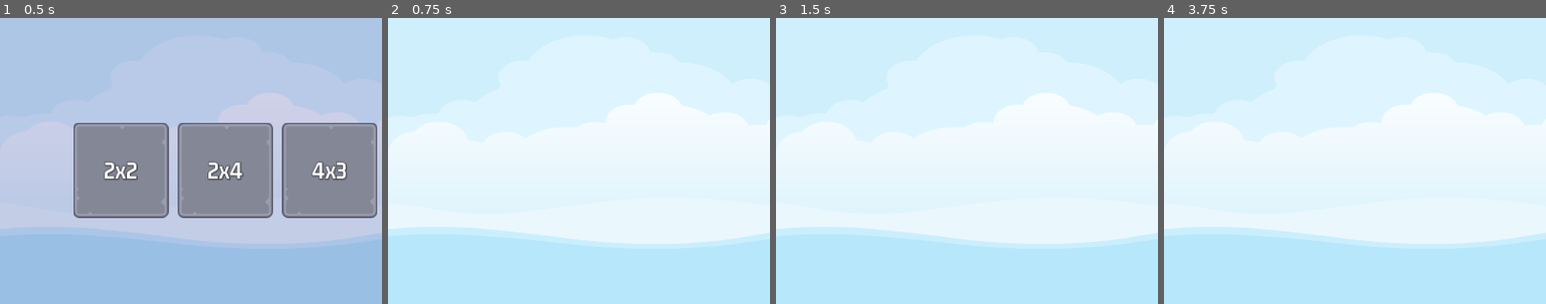
Above: before the commit, frames 1-4 (left to right).
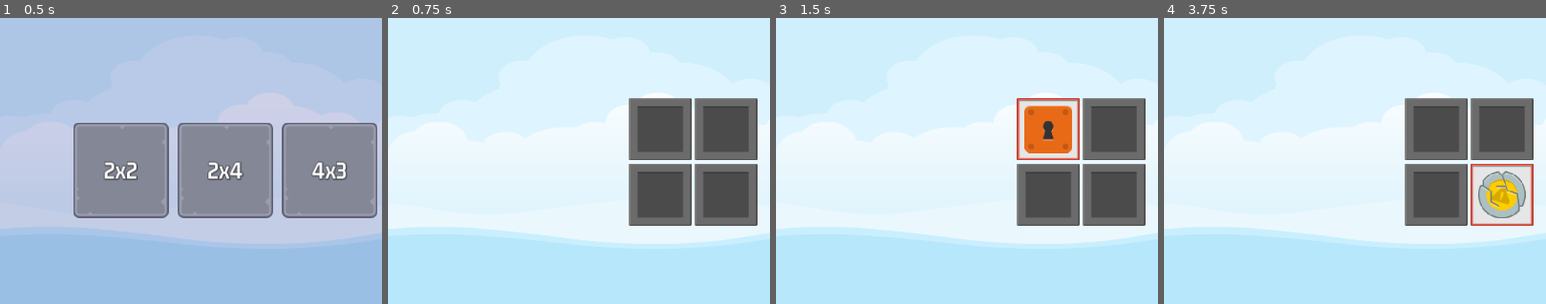
Above: after the commit, the same moments.

Repository: jaerrib/learning-godot
Game: Godot game, scene res://scenes/master/master.tscn
The game is run twice, just before and just after one commit, with the same random seed, the same clock (stepped at 60 frames per second) and the same inputs.
Inputs (mouse positions are % of the whole screen's width and height, from its top left):
- Up to frame 1 (0.5 s): no input
- Up to frame 2 (0.75 s): click "2x2" at 0.5 s
- Up to frame 3 (1.5 s): click (36, 44) at 1.27 s
- Up to frame 4 (3.75 s): click (44, 44) at 2.02 s; click (36, 56) at 2.77 s; click (44, 56) at 3.52 s
The pictures show only the part of the screen within x 0-50%, y 25-75%; the shares and areas given below are measured in that part.

Frame 1 is identical in both runs. In frame 2, 14% of the frame differs, in the area x 63-97%, y 28-73%; in frame 3, 14%; in frame 4, 13%.
Error before the commit: Parse Error: Could not find type "MemoryTitle" in the current scope. (res://scenes/game/game.gd:19)

Commit message:
Add logic to animate and kill tiles

Diff:
--- a/memory-madness/memory_tile/memory_tile.gd
+++ b/memory-madness/memory_tile/memory_tile.gd
@@ -14,12 +14,17 @@
 
 # Called when the node enters the scene tree for the first time.
 func _ready() -> void:
-	pass # Replace with function body.
+	SignalManager.on_selection_enabled.connect(on_selection_enabled)
+	SignalManager.on_selection_disabled.connect(on_selection_disabled)
 
 
 func reveal(r: bool) -> void:
 	frame_image.visible = r
 	item_image.visible = r
+
+
+func get_item_name() -> String:
+	return _item_name
 
 
 func setup(image: ItemImage, frame: Texture2D) -> void:
@@ -29,6 +34,32 @@
 	reveal(false)
 
 
+func matches_other_tile(other: MemoryTile) -> bool:
+	return other != self and other.get_item_name() == _item_name
+
+
+func kill_on_success() -> void:
+	z_index = 1
+
+	var tween: Tween = get_tree().create_tween()
+	tween.set_parallel(true)
+	tween.tween_property(self, "disabled", true, 0)
+	tween.tween_property(self, "rotation", 720, 0.5)
+	tween.tween_property(self, "scale", Vector2(1.5, 1.5), 0.5)
+	tween.set_parallel(false)
+	tween.tween_property(self, "rotation", 0, 0)
+	tween.tween_interval(0.3)
+	tween.tween_property(self, "scale", Vector2.ZERO, 0)
+
+
+func on_selection_disabled() -> void:
+	_can_select_me = false
+
+
+func on_selection_enabled() -> void:
+	_can_select_me = true
+
+
 func _on_pressed() -> void:
-	if _can_select_me:
-		reveal(true)
+	if _can_select_me and not frame_image.visible:
+		SignalManager.on_tile_selected.emit(self)
--- a/memory-madness/scenes/game/game.gd
+++ b/memory-madness/scenes/game/game.gd
@@ -2,7 +2,11 @@
 
 
 const MEMORY_TILE = preload("res://memory_tile/memory_tile.tscn")
+
+
 @onready var tc: GridContainer = $HB/MC/TC
+@onready var scorer: Scorer = $Scorer
+
 
 
 # Called when the node enters the scene tree for the first time.
@@ -16,7 +20,7 @@
 
 
 func add_memory_tile(image: ItemImage, frame: Texture2D) -> void:
-	var nt: MemoryTitle = MEMORY_TILE.instantiate()
+	var nt: MemoryTile = MEMORY_TILE.instantiate()
 	tc.add_child(nt)
 	nt.setup(image, frame )
 
@@ -28,6 +32,8 @@
 
 	for im in ld.get_selected_level_images():
 		add_memory_tile(im, frame)
+	scorer.clear_new_game(ld.get_target_pairs())
+
 
 func _on_exit_button_pressed() -> void:
 	for t in tc.get_children():
--- a/memory-madness/scenes/scorer/scorer.gd
+++ b/memory-madness/scenes/scorer/scorer.gd
@@ -7,11 +7,60 @@
 @onready var reveal_timer: Timer = $RevealTimer
 
 
+var _selections: Array[MemoryTile] = []
+var _target_pairs: int = 0
+var _moves_made: int = 0
+var _pairs_made: int = 0
+
+
 # Called when the node enters the scene tree for the first time.
 func _ready() -> void:
-	pass # Replace with function body.
+	SignalManager.on_tile_selected.connect(on_tile_selected)
+	SignalManager.on_game_exit_pressed.connect(on_game_exit_pressed)
 
+
+func clear_new_game(target_pairs: int) -> void:
+	_selections.clear()
+	_target_pairs = 0
+	_moves_made = 0
+	_pairs_made = 0
+
+
+func on_game_exit_pressed() -> void:
+	reveal_timer.stop()
+
+
+func kill_tiles() -> void:
+	for t in _selections:
+		t.kill_on_success()
+	_pairs_made += 1
+
+
+func selections_are_pair() -> bool:
+	return _selections[0].matches_other_tile(_selections[1])
+
+
+func check_pair_made() -> void:
+	if _selections.size() != 2:
+		return
+
+	reveal_timer.start()
+	SignalManager.on_selection_disabled.emit()
+	_moves_made += 1
+	if selections_are_pair():
+		kill_tiles()
+
+
+func on_tile_selected(t: MemoryTile) -> void:
+	t.reveal(true)
+	_selections.append(t)
+	check_pair_made()
 
 
 func _on_reveal_timer_timeout() -> void:
-	pass # Replace with function body.
+	if not selections_are_pair():
+		for s in _selections:
+			s.reveal(false)
+	_selections.clear()
+	# check game over
+	SignalManager.on_selection_enabled.emit()
--- a/memory-madness/singletons/signal_manager.gd
+++ b/memory-madness/singletons/signal_manager.gd
@@ -3,3 +3,7 @@
 
 signal on_game_exit_pressed
 signal on_level_selected(level_num: int)
+signal on_selection_enabled
+signal on_selection_disabled
+signal on_tile_selected(tile: MemoryTile)
+signal on_game_over(move: int)
